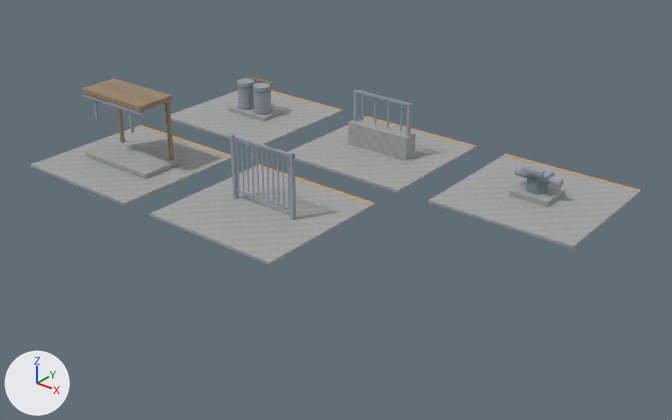
The glTF model development/levels/primitive-props-v1/site-kits/level_blockout_kit_wld_14_p03.glb as it was, and as the next commit left it.
One viewpoint serves both versions: a 50 mm lens placed at (20.6, -25.1, 14.3), pointed at (1.0, -0.6, -0.9). Arrows for +X, +Y and +Z are at lower left; the lights stay in place. The first picture is the older version. Vertices at exactly the same position are counted once.

The first picture shows 'level_blockout_kit_wld_14_p03'.
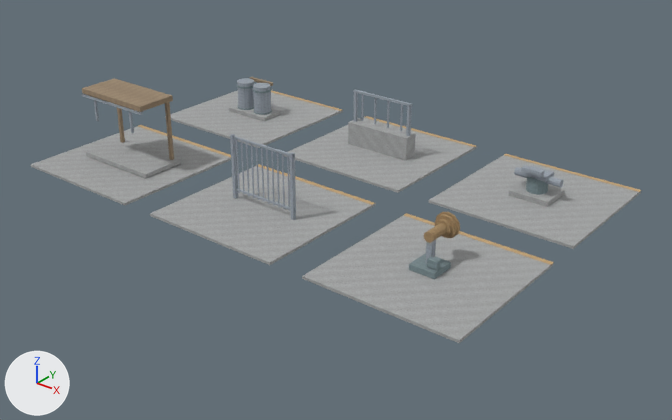
What differs and where, as boxes [x1, y1, x2, y2] in the pictures (672 x 420 px):
'level_blockout_kit_wld_14_p03', reshaped (41% taller)
    before: [31, 77, 641, 265]
    after: [31, 77, 641, 343]
part 1 of me_morrow_point_lightstation_map_kit_contact_room, added
    after: [302, 215, 554, 343]
part 2 of me_morrow_point_lightstation_map_kit_contact_room, added
    after: [404, 213, 554, 265]
part 3 of me_morrow_point_lightstation_map_kit_contact_room, added
    after: [425, 240, 436, 264]
part 4 of me_morrow_point_lightstation_map_kit_contact_room, added
    after: [409, 253, 451, 279]
part 5 of me_morrow_point_lightstation_map_kit_contact_room, added
    after: [427, 256, 440, 270]
part 6 of me_morrow_point_lightstation_map_kit_contact_room, added
    after: [424, 223, 447, 243]
part 7 of me_morrow_point_lightstation_map_kit_contact_room, added
    after: [435, 219, 452, 236]
part 8 of me_morrow_point_lightstation_map_kit_contact_room, added
    after: [435, 214, 457, 238]
part 9 of me_morrow_point_lightstation_map_kit_contact_room, added
    after: [436, 212, 460, 238]

Edits to the bpy script that builds the scene:
```text
Add img_image_5:
    img_image_5 = load_image('Image_5', '_unpacked/Image_5', 32, 32, 'sRGB')
Add mat_blockout_bronze:
    mat_blockout_bronze = bpy.data.materials.new('blockout_bronze')
    # colours: brown #b3956c
    # uses the picture img_image_5
Change me_morrow_point_lightstation_map_kit_contact_room:
    used by ob_level_blockout_kit_wld_14_p03; location = (0.0, 0.0, 0.0)
    remove me_morrow_point_lightstation_map_kit_contact_room.from_pydata(...)  # 586 vertices, 956 faces; spans x -9.8..9.8, y -6.3..6.3, z -0.1..2.8
    add me_morrow_point_lightstation_map_kit_contact_room.from_pydata(...)  # 730 vertices, 1208 faces; spans x -9.8..9.8, y -6.3..6.3, z -0.1..2.8
    me_morrow_point_lightstation_map_kit_contact_room part 1: a new loose piece, a box spanning x 4.175..9.825, y -6.3..-0.7, z -0.11..-0.01, in mat_blockout_stone
    me_morrow_point_lightstation_map_kit_contact_room part 2: a new loose piece, a box spanning x 4.175..9.825, y -0.89..-0.71, z -0.013..0.002, in mat_blockout_accent
    me_morrow_point_lightstation_map_kit_contact_room part 3: a new loose piece, a box spanning x 6.91..7.09, y -3.62..-3.38, z 0.16..1.21, in mat_blockout_metal
    me_morrow_point_lightstation_map_kit_contact_room part 4: a new loose piece, a box spanning x 6.53..7.47, y -3.96..-3.04, z 0.0..0.21, in mat_blockout_industrial
    me_morrow_point_lightstation_map_kit_contact_room part 5: a new loose piece, a box spanning x 7.09..7.45, y -3.83..-3.63, z 0.26..0.53, in mat_blockout_industrial
    me_morrow_point_lightstation_map_kit_contact_room part 6: a new loose piece, a 12-sided cylinder along y spanning x 6.82..7.18, y -3.66..-2.84, z 1.0..1.36, in mat_blockout_bronze
    me_morrow_point_lightstation_map_kit_contact_room part 7: a new loose piece, a 12-sided cylinder along y spanning x 6.73..7.27, y -2.9..-2.72, z 0.9..1.45, in mat_blockout_bronze
    me_morrow_point_lightstation_map_kit_contact_room part 8: a new loose piece, a 12-sided cylinder along y spanning x 6.62..7.38, y -2.75..-2.61, z 0.8..1.55, in mat_blockout_bronze
    me_morrow_point_lightstation_map_kit_contact_room part 9: a new loose piece, a 12-sided cylinder along y spanning x 6.56..7.44, y -2.632..-2.547, z 0.735..1.615, in mat_blockout_bronze
    add me_morrow_point_lightstation_map_kit_contact_room.materials.append(mat_blockout_bronze)
```
